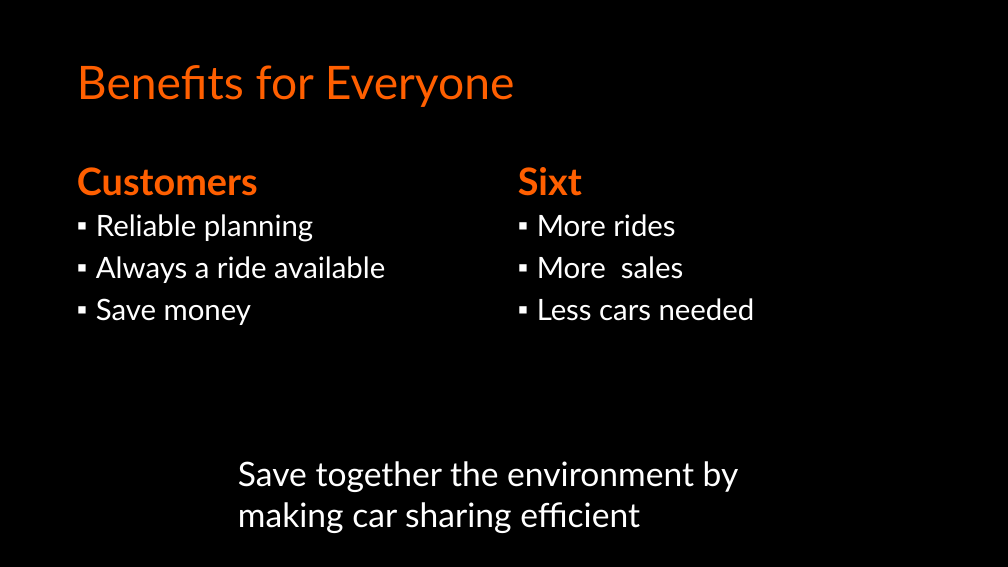
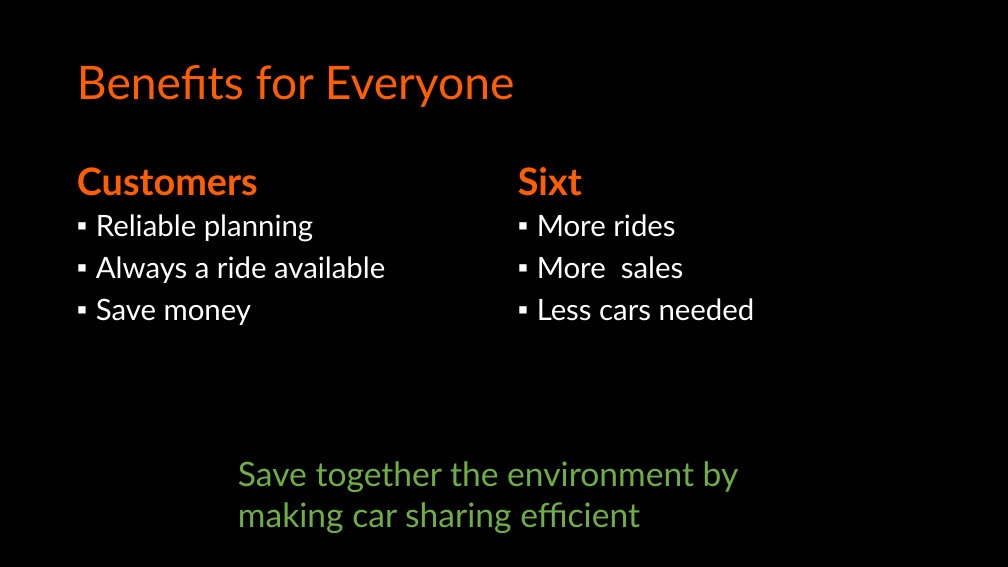
Before and after one commit to travistang/SixtMixed, a slide deck: slide 8 of Presentation.pptx. Drawn at 1008x567 pixels with LibreOffice and Linux fonts; fonts in the diff are those of the drawing. Boxes give left, top, right and bottom in pixels: in the first picture for what was removed or moved away, otherwise in the second. Text is boxed around its words. In the diff, an @@ line names an element or a change of style, - is before the commit and + after.

```diff
--- a/Presentation.pptx
+++ b/Presentation.pptx
@@ text "Save together the environment by ..." at (238, 461, 739, 533): text colour #FFFFFF to #70AD47 @@
```
Also in this commit, not shown: 5 other slides changed, 1 other file.
